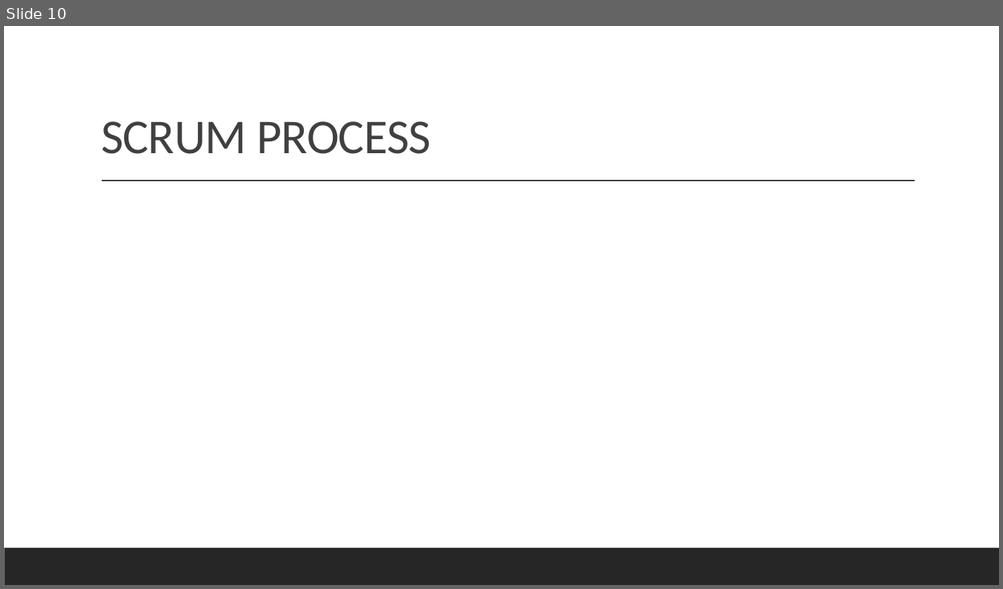
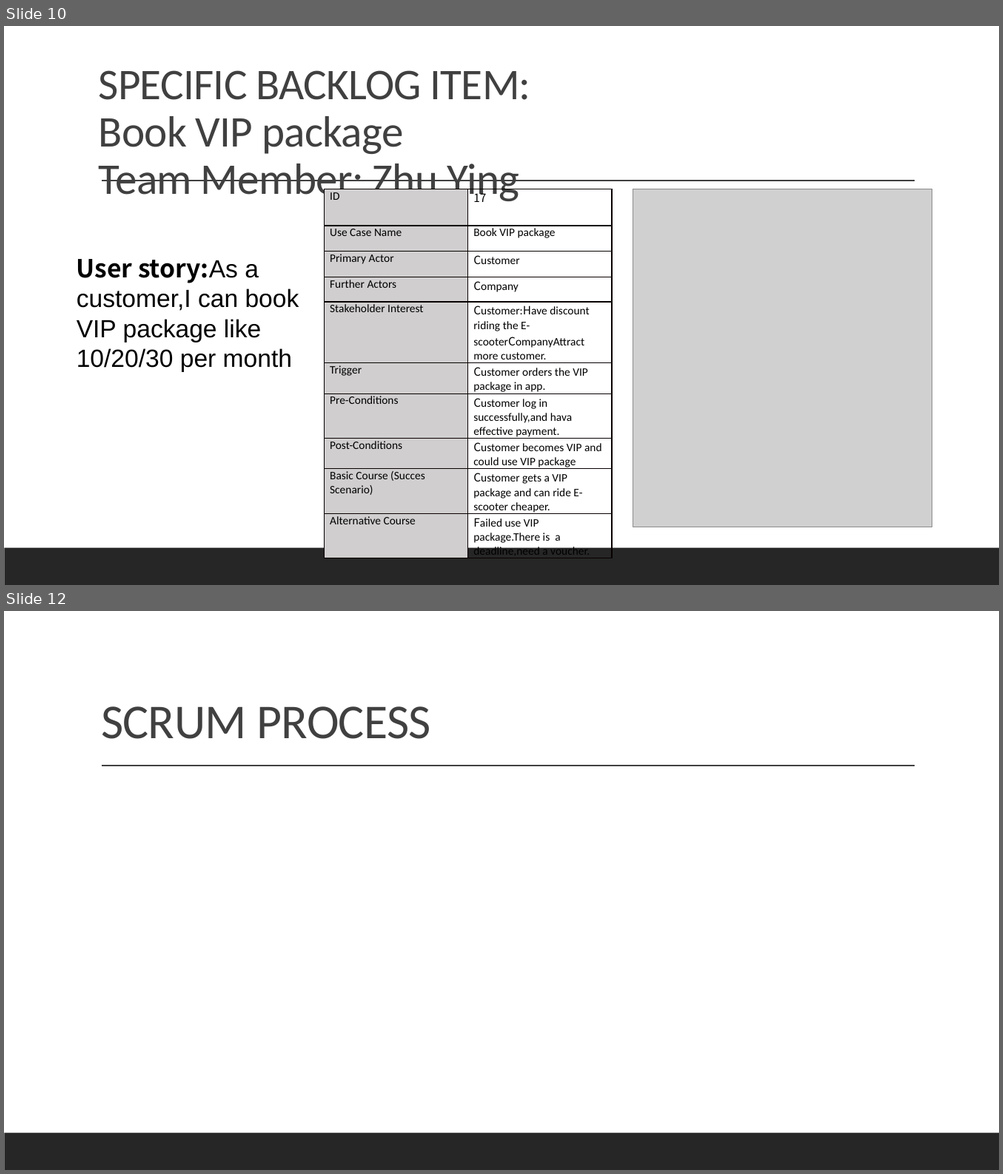
Before and after one commit to zzmaoyuqing/SWA_project, a slide deck: PPT.pptx. Shown one above the other, each under a label of ours: slide 10 before the commit, slides 10 and 12 after it; the slides between them are not shown. The pictures are 1003x589 and 1003x1174 pixels, drawn with LibreOffice and Linux fonts; fonts in the diff are those of the drawing; grey boxes stand for pictures. Boxes give left, top, right and bottom in pixels: in the first picture for what was removed or moved away, otherwise in the second. Text is boxed around its words. In the diff, an @@ line names an element or a change of style, - is before the commit and + after.

```diff
--- a/PPT.pptx
+++ b/PPT.pptx
@@ slide 10 added at [4,26,999,585], background #FFFFFF; not listed: 2 template elements that a slide beside it also shows @@
@@ title added at [99,70,531,204], 42.3 pt, text #404040 @@
+SPECIFIC BACKLOG ITEM:
+Book VIP package
+Team Member: Zhu Ying
@@ table added at [324,190,612,551], 10 rows, 2 columns @@
+ID | 17
+Use Case Name | Book VIP package
+Primary Actor | Customer
+Further Actors | Company
+Stakeholder Interest | Customer:Have discount riding the E-scooterCompanyAttract more customer.
+Trigger | Customer orders the VIP package in app.
+Pre-Conditions | Customer log in successfully,and hava effective payment.
+Post-Conditions | Customer becomes VIP and could use VIP package
+Basic Course (Succes Scenario) | Customer gets a VIP package and can ride E-scooter cheaper.
+Alternative Course | Failed use VIP package.There is a deadline,need a voucher.
@@ picture added at [633,190,932,528] @@
@@ text added at [77,259,299,372], 24 pt, text #000000 @@
+User story:As a customer,I can book VIP package like 10/20/30 per month
@@ what was slide 10 is now slide 12 @@
```
Also in this commit, not shown: 3 slides changed, 2 other slides added, 1 slide removed.
